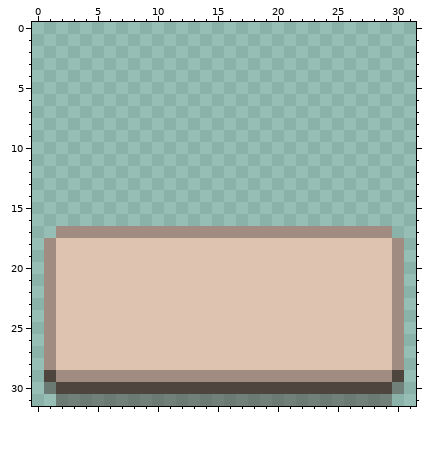
Pixel-art file -- res/button.ase. The picture above is the old version.
32x32 pixels, 1 frame. The old version is drawn lined up with the new one.
Now the later version:
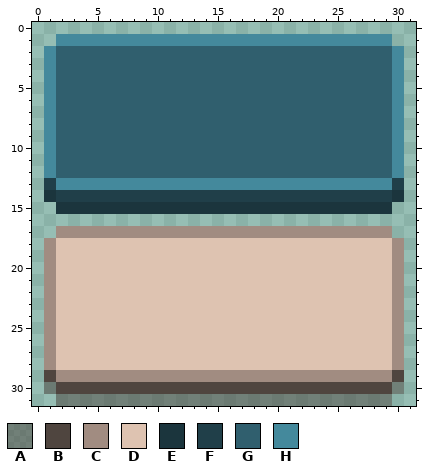
Palette (. is transparent): A #4d433d80  B #4f453f  C #a18c81  D #dec3b1  E #1b353d  F #203f49  G #305f6e  H #44899c
Message: Switch to dark button
Edits made:
whole drawing moved by +0,+16 (the old picture is shown already moved)
y 1: x 2..29 ............................ -> HHHHHHHHHHHHHHHHHHHHHHHHHHHH
y 2..12: x 1..30 .............................. -> HGGGGGGGGGGGGGGGGGGGGGGGGGGGGH
y 13: x 1..30 .............................. -> FHHHHHHHHHHHHHHHHHHHHHHHHHHHHF
y 14: x 1..30 .............................. -> EFFFFFFFFFFFFFFFFFFFFFFFFFFFFE
y 15: x 2..29 ............................ -> EEEEEEEEEEEEEEEEEEEEEEEEEEEE
Boxes around the changes in both pictures, in picture pixels (x1, y1, x2, y2):
added: (44, 34, 404, 214)
